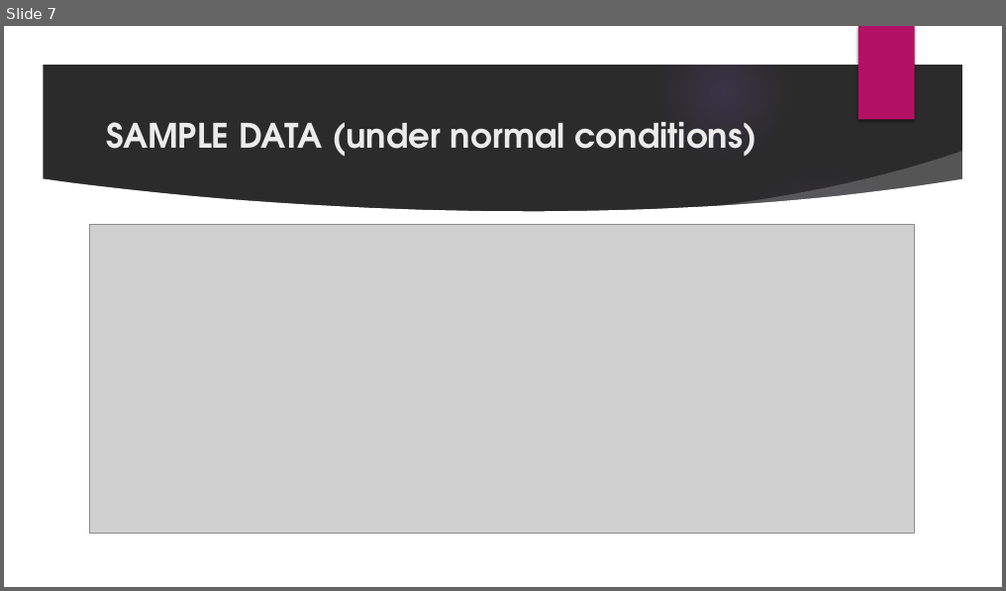
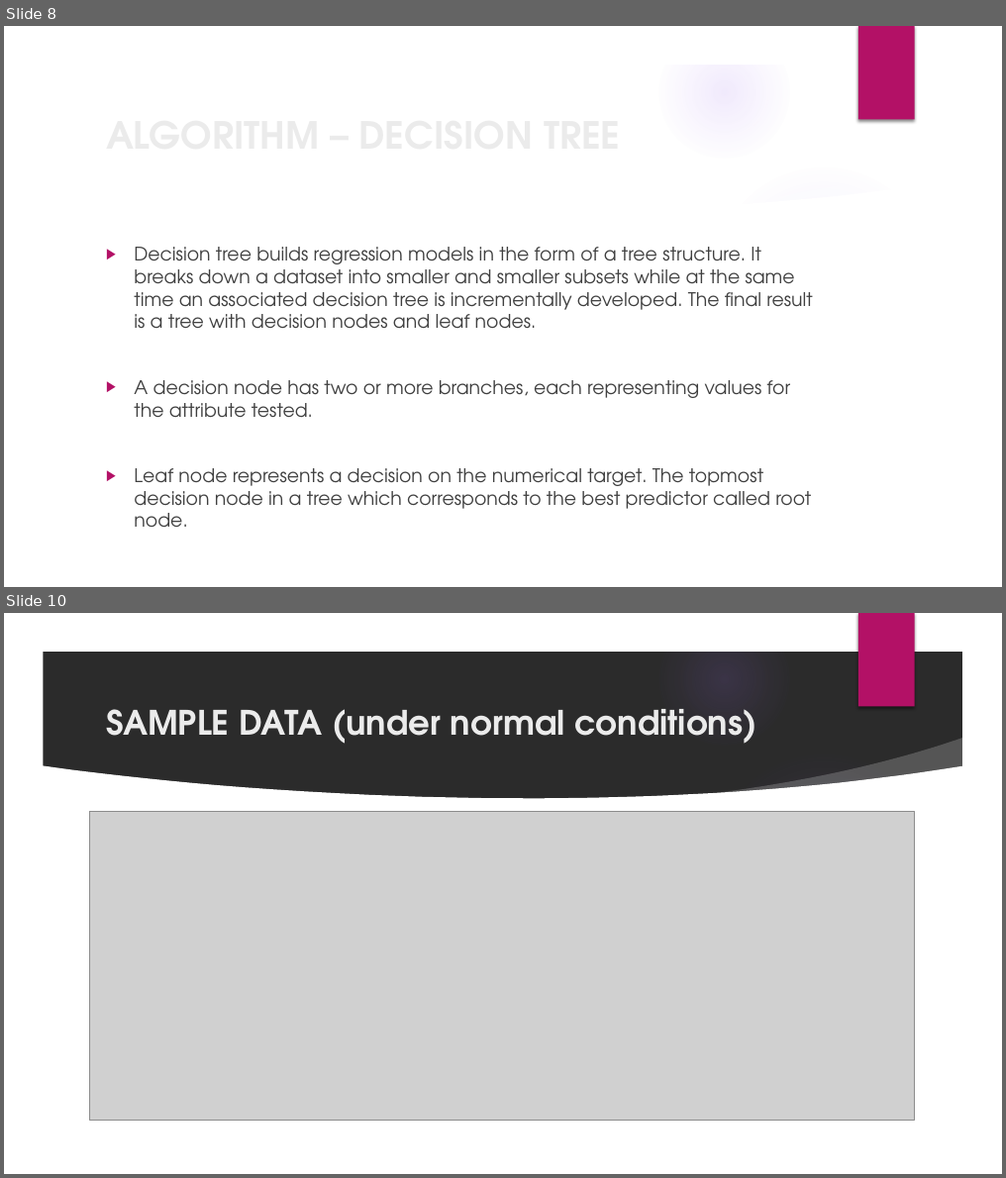
Before and after one commit to nsudhanva/ectm, a slide deck: docs/ectm_presentation.pptx. Shown one above the other, each under a label of ours: slide 7 before the commit, slides 8 and 10 after it; the slides between them are not shown. The pictures are 1006x591 and 1006x1178 pixels, drawn with LibreOffice and Linux fonts; fonts in the diff are those of the drawing; grey boxes stand for pictures; background and template pictures are left out; a plain dark background stands for a picture behind light text. Boxes give left, top, right and bottom in pixels: in the first picture for what was removed or moved away, otherwise in the second. Text is boxed around its words. In the diff, an @@ line names an element or a change of style, - is before the commit and + after.

```diff
--- a/docs/ectm_presentation.pptx
+++ b/docs/ectm_presentation.pptx
@@ slide 8 added at [4, 26, 1002, 587], background picture (left out); not listed: 9 template elements that a slide beside it also shows @@
@@ title added at [98, 105, 816, 163], 36 pt, text #EBEBEB, bold @@
+ALGORITHM – DECISION TREE
@@ text added at [134, 247, 812, 527], 18 pt, text #404040 @@
+▶ Decision tree builds regression models in the form of a tree structure. It breaks down a dataset into smaller and smaller subsets while at the same time an associated decision tree is incrementally developed. The final result is a tree with decision nodes and leaf nodes.
+▶ A decision node has two or more branches, each representing values for the attribute tested.
+▶ Leaf node represents a decision on the numerical target. The topmost decision node in a tree which corresponds to the best predictor called root node.
@@ what was slide 7 is now slide 10 @@
```
Also in this commit, not shown: 7 slides changed, 5 other slides added, 7 other files.
